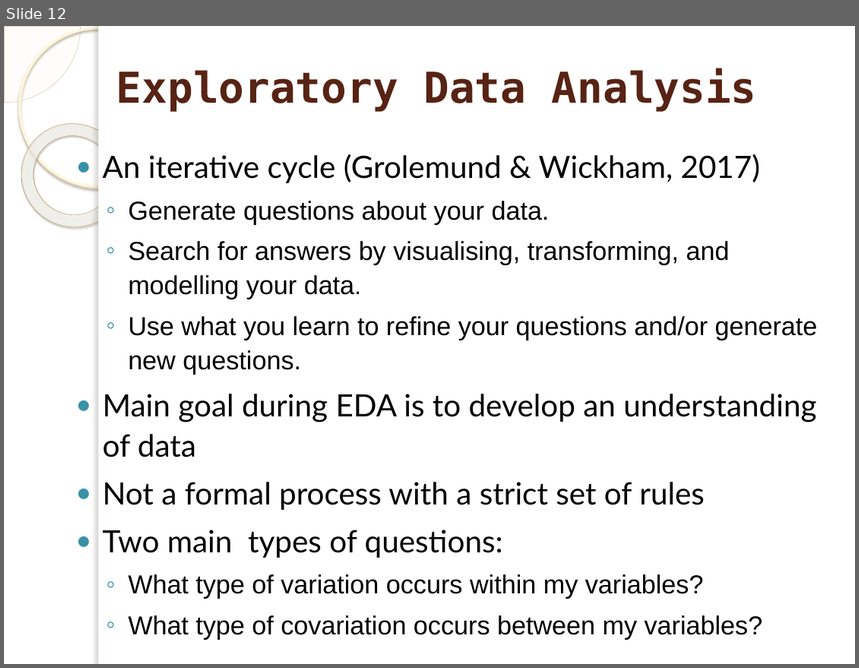
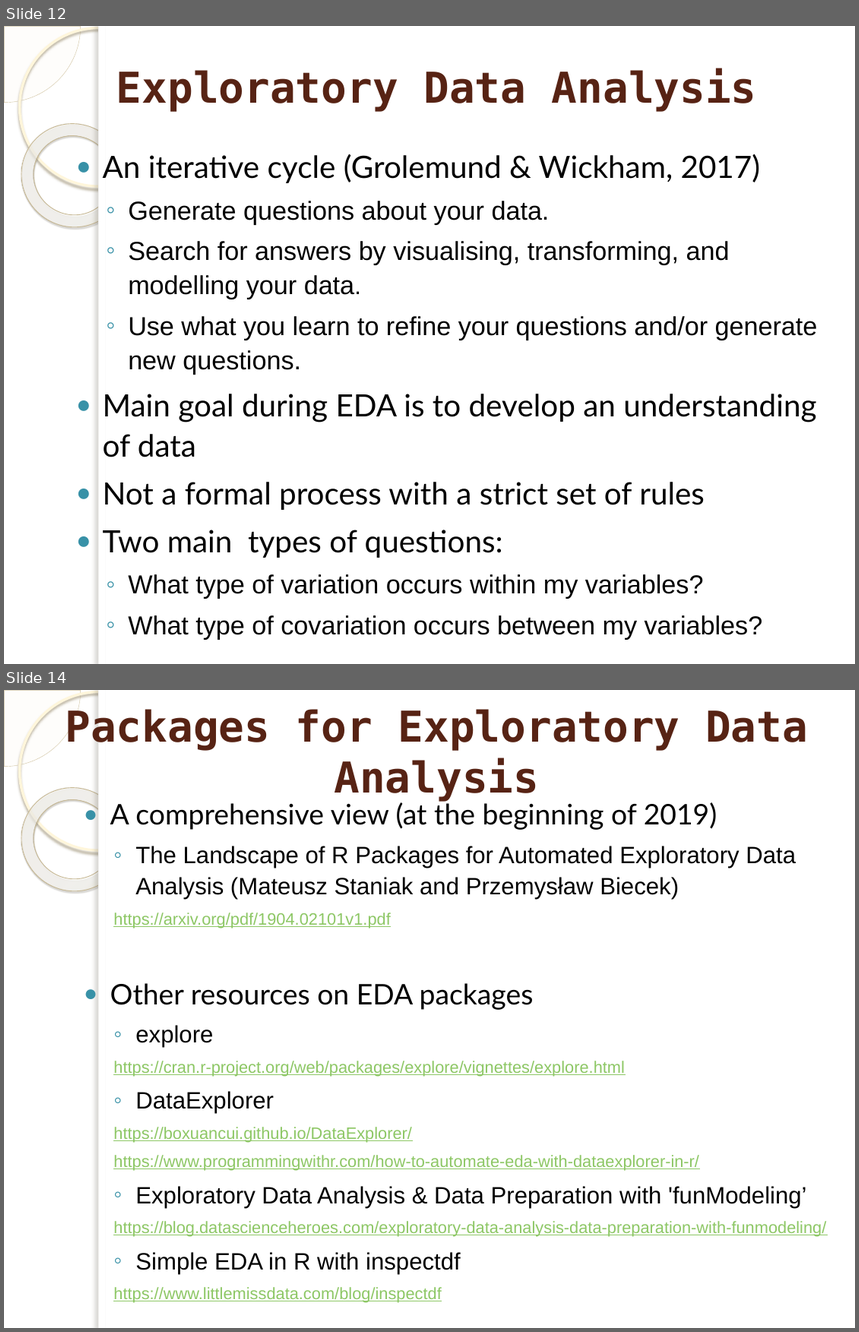
Before and after one commit to marinfotache/Data-Processing-Analysis-Science-with-R, a slide deck: 09 Exploratory Data Analysis/09 Exploratory Data Analysis.pptx. Shown one above the other, each under a label of ours: slide 12 before the commit, slides 12 and 14 after it; the slides between them are not shown. The pictures are 859x668 and 859x1332 pixels, drawn with LibreOffice and Linux fonts; fonts in the diff are those of the drawing; background and template pictures are left out. Boxes give left, top, right and bottom in pixels: in the first picture for what was removed or moved away, otherwise in the second. Text is boxed around its words. In the diff, an @@ line names an element or a change of style, - is before the commit and + after.

```diff
--- a/09 Exploratory Data Analysis/09 Exploratory Data Analysis.pptx
+++ b/09 Exploratory Data Analysis/09 Exploratory Data Analysis.pptx
@@ slide 14 added at box(4, 690, 855, 1328), background picture (left out); not listed: 5 template elements that a slide beside it also shows @@
@@ title added at box(65, 707, 808, 801), 36 pt, text #572314, bold @@
+Packages for Exploratory Data Analysis
@@ text added at box(110, 800, 826, 1303), 14 pt, text #8DC765, underline @@
+● A comprehensive view (at the beginning of 2019)
+  ◦ The Landscape of R Packages for Automated Exploratory Data Analysis (Mateusz Staniak and Przemysław Biecek)
+  https://arxiv.org/pdf/1904.02101v1.pdf
+● Other resources on EDA packages
+  ◦ explore
+  https://cran.r-project.org/web/packages/explore/vignettes/explore.html
+  ◦ DataExplorer
+  https://boxuancui.github.io/DataExplorer/
+  https://www.programmingwithr.com/how-to-automate-eda-with-dataexplorer-in-r/
+  ◦ Exploratory Data Analysis & Data Preparation with 'funModeling’
+  https://blog.datascienceheroes.com/exploratory-data-analysis-data-preparation-with-funmodeling/
+  ◦ Simple EDA in R with inspectdf
+  https://www.littlemissdata.com/blog/inspectdf
```
Also in this commit, not shown: 1 slide changed.
